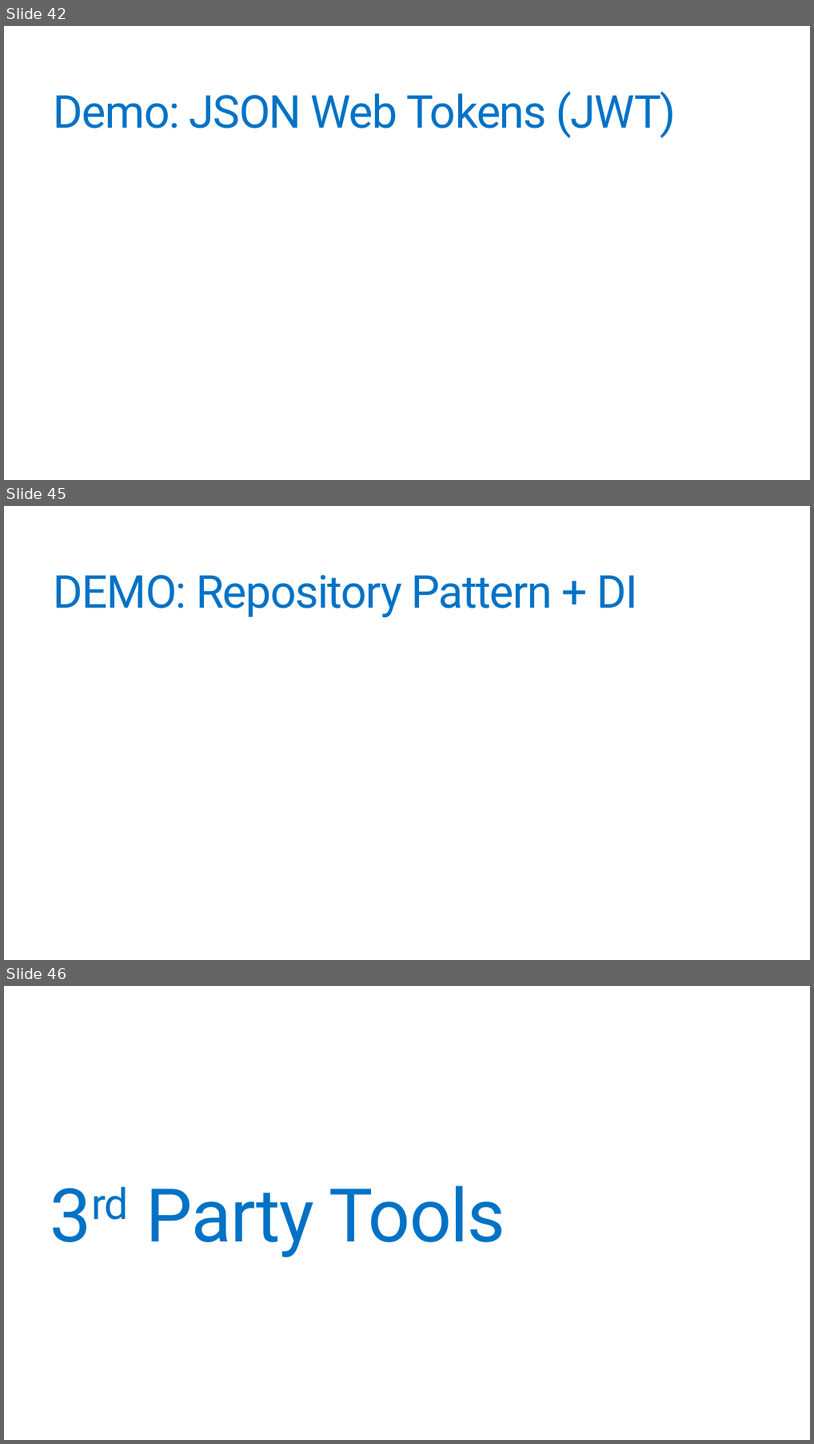
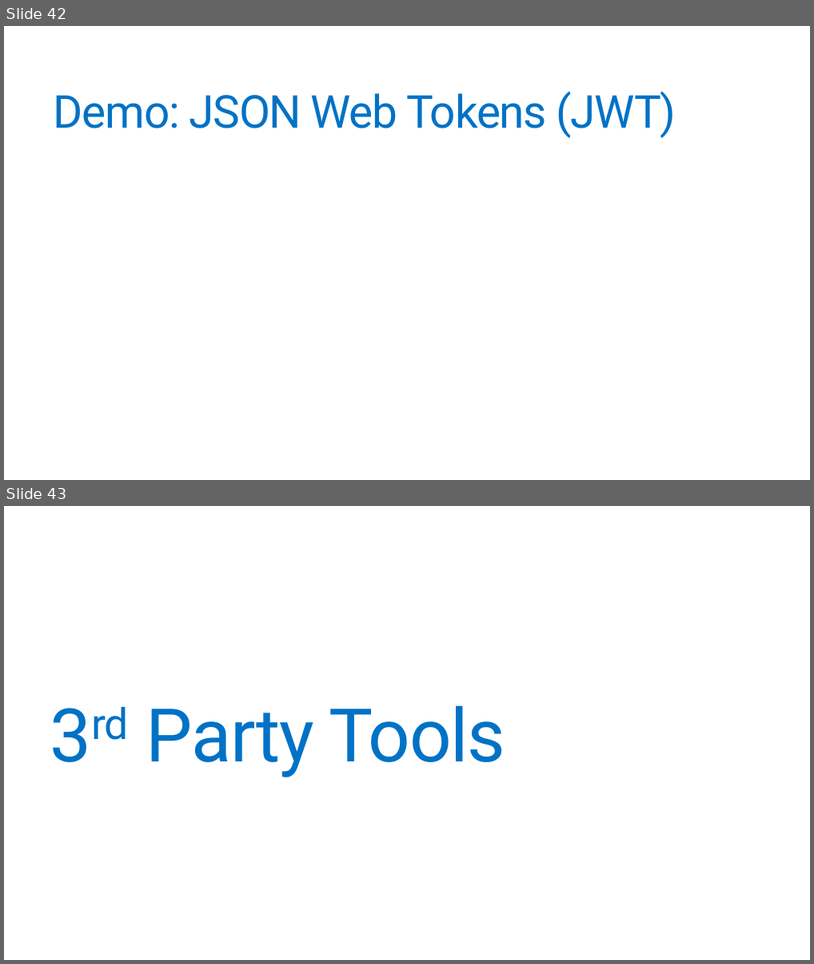
Before and after one commit to jonathantower/dotnet-apis, a slide deck: slides.pptx. Shown one above the other, each under a label of ours: slides 42, 45 and 46 before the commit, slides 42 and 43 after it; the slides between them are not shown. The pictures are 814x1444 and 814x964 pixels, drawn with LibreOffice and Linux fonts; fonts in the diff are those of the drawing. Boxes give left, top, right and bottom in pixels: in the first picture for what was removed or moved away, otherwise in the second. Text is boxed around its words. In the diff, an @@ line names an element or a change of style, - is before the commit and + after.

```diff
--- a/slides.pptx
+++ b/slides.pptx
@@ slide 45 removed at (x1=4, y1=506, x2=810, y2=960), background #FFFFFF @@
@@ title removed at (x1=54, y1=575, x2=638, y2=617) @@
-DEMO: Repository Pattern + DI
@@ what was slide 46 is now slide 43 @@
```
Also in this commit, not shown: 8 slides changed, 7 slides added, 9 other slides removed.
